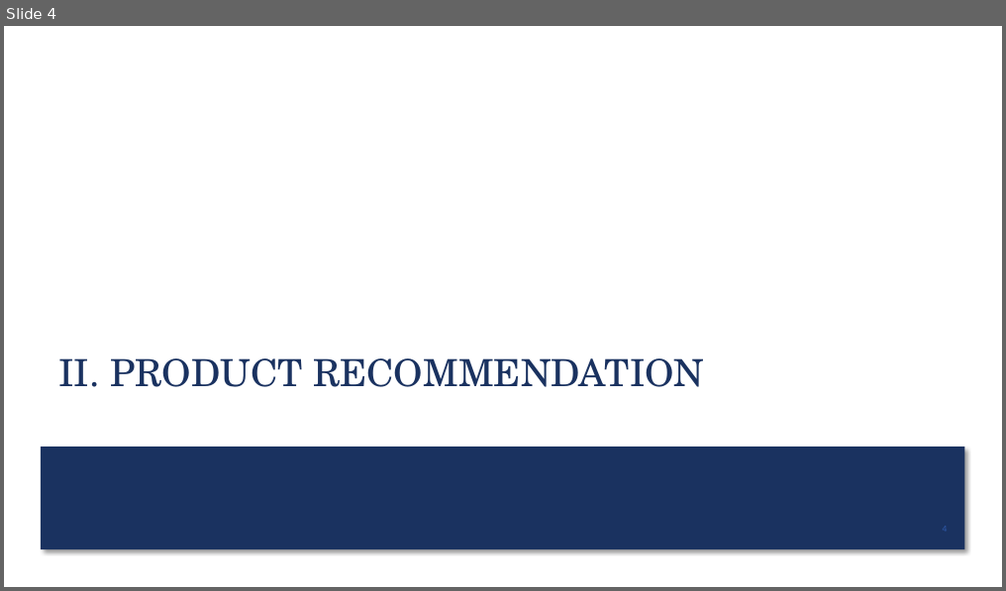
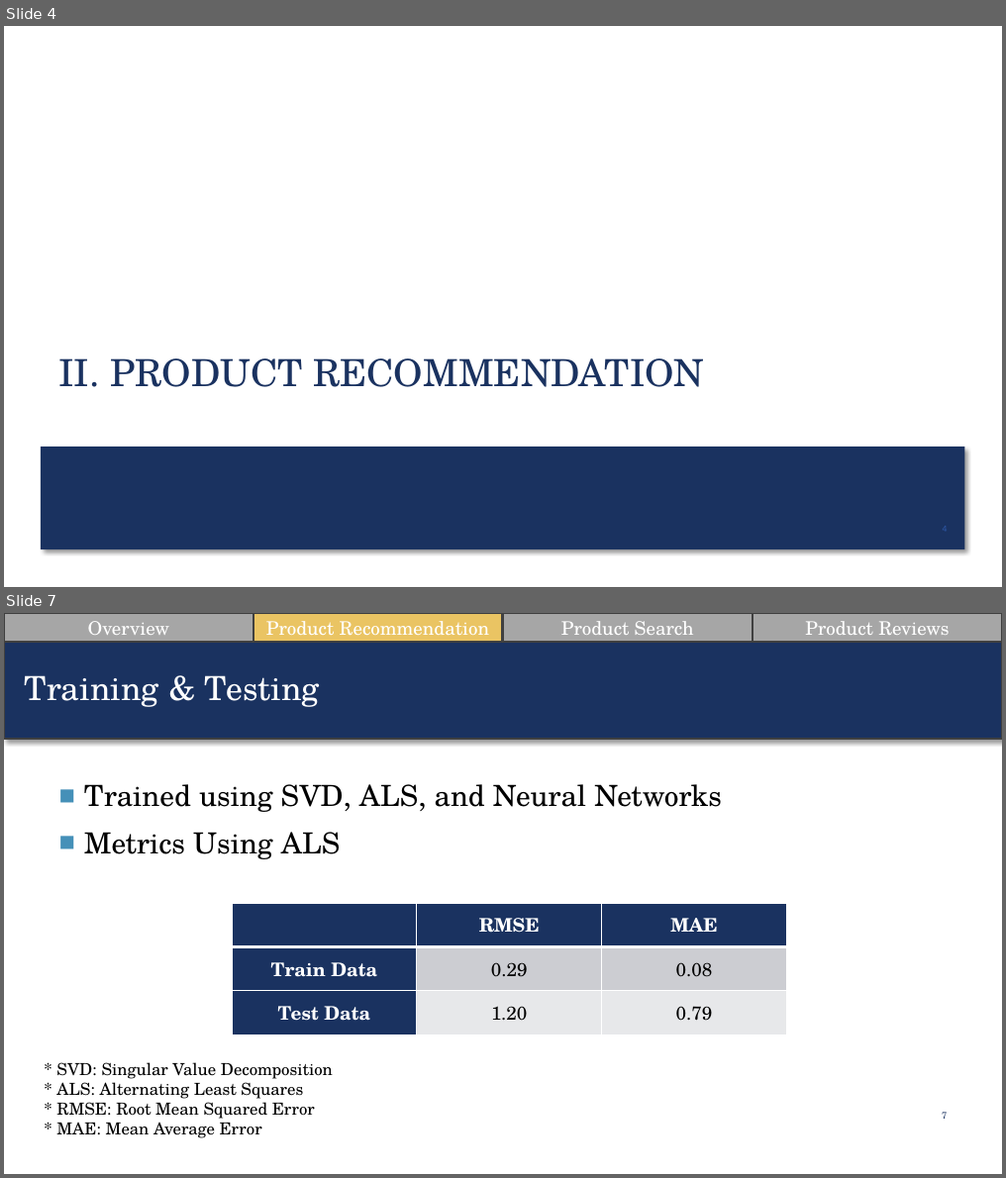
Before and after one commit to suesuyeonlim/final_project, a slide deck: Presentation.pptx. Shown one above the other, each under a label of ours: slide 4 before the commit, slides 4 and 7 after it; the slides between them are not shown. The pictures are 1006x591 and 1006x1178 pixels, drawn with LibreOffice and Linux fonts; fonts in the diff are those of the drawing. Boxes give left, top, right and bottom in pixels: in the first picture for what was removed or moved away, otherwise in the second. Text is boxed around its words. In the diff, an @@ line names an element or a change of style, - is before the commit and + after.

```diff
--- a/Presentation.pptx
+++ b/Presentation.pptx
@@ slide 7 added at bbox=[4, 613, 1002, 1174], background #FFFFFF @@
@@ rectangle added at bbox=[4, 642, 1002, 739], fill #1A3260, outline #404040 1.5 pt @@
@@ rectangle added at bbox=[4, 613, 253, 642], fill #A6A6A6, outline #404040 1.75 pt, 18 pt, text #FFFFFF @@
+Overview
@@ rectangle added at bbox=[253, 613, 503, 642], fill #EAC463, outline #404040 1.75 pt, 18 pt, text #FFFFFF @@
+Product Recommendation
@@ rectangle added at bbox=[503, 613, 752, 642], fill #A6A6A6, outline #404040 1.75 pt, 18 pt, text #FFFFFF @@
+Product Search
@@ rectangle added at bbox=[752, 613, 1002, 642], fill #A6A6A6, outline #404040 1.75 pt, 18 pt, text #FFFFFF @@
+Product Reviews
@@ text added at bbox=[24, 675, 320, 707], 32 pt, text #FFFFFF @@
+Training & Testing
@@ text added at bbox=[84, 784, 722, 860], 28 pt, text #000000 @@
+■ Trained using SVD, ALS, and Neural Networks
+■ Metrics Using ALS
@@ table added at bbox=[232, 903, 786, 1035], 3 rows, 3 columns @@
+ | RMSE | MAE
+Train Data | 0.29 | 0.08
+Test Data | 1.20 | 0.79
@@ text added at bbox=[56, 1062, 333, 1139], 16 pt, text #000000 @@
+* SVD: Singular Value Decomposition
+* ALS: Alternating Least Squares
+* RMSE: Root Mean Squared Error
+* MAE: Mean Average Error
@@ page number added at bbox=[942, 1112, 946, 1119], 9 pt, text #1A3260 @@
+7
```
Also in this commit, not shown: 10 slides changed, 2 other slides added.
